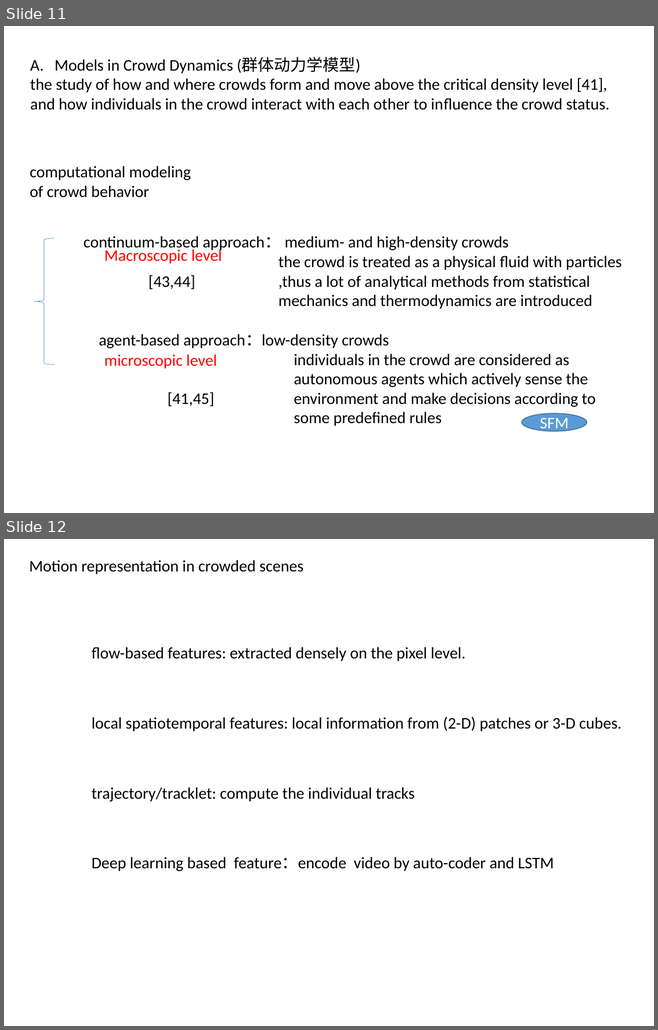
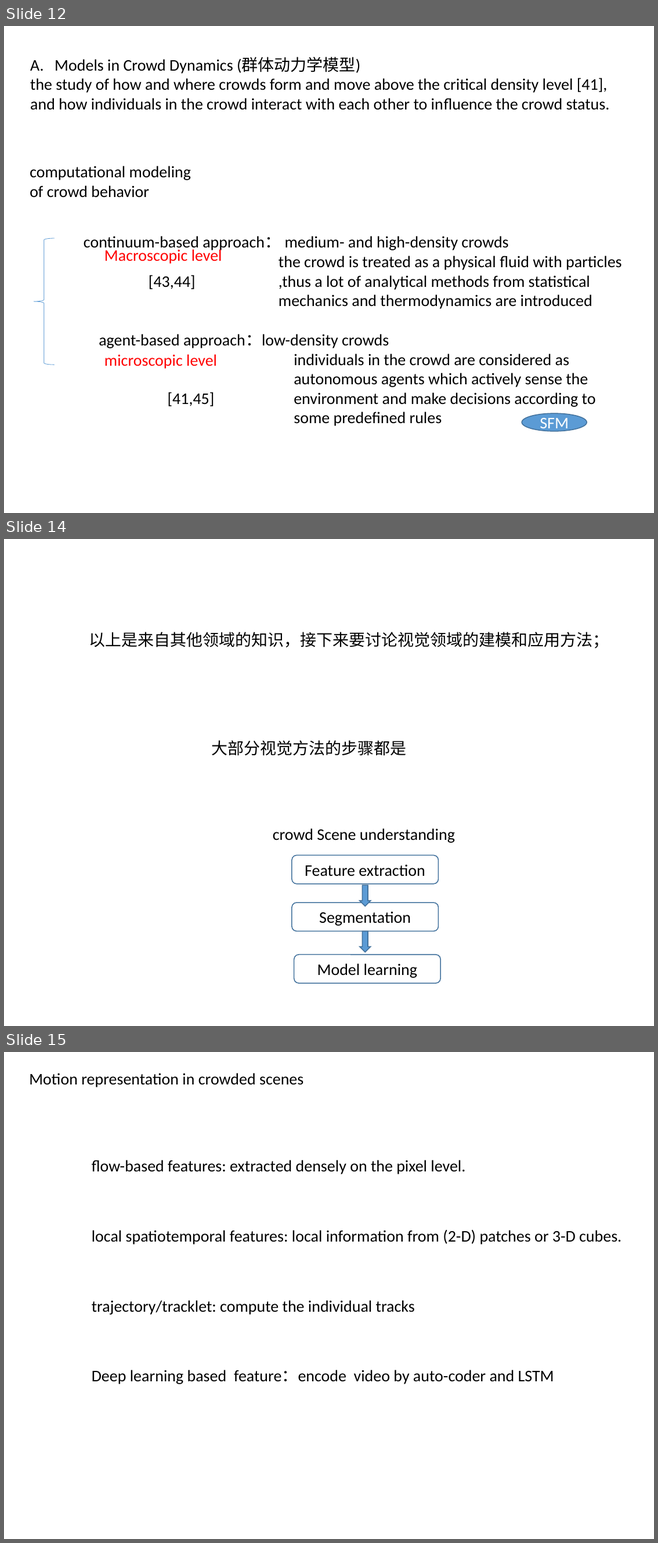
Before and after one commit to simayuhe/crowd-scene-survey, a slide deck: 群体行为分析综述.pptx. Shown one above the other, each under a label of ours: slides 11 and 12 before the commit, slides 12, 14 and 15 after it; the slides between them are not shown. The pictures are 658x1030 and 658x1543 pixels, drawn with LibreOffice and Linux fonts; fonts in the diff are those of the drawing. Boxes give left, top, right and bottom in pixels: in the first picture for what was removed or moved away, otherwise in the second. Text is boxed around its words. In the diff, an @@ line names an element or a change of style, - is before the commit and + after.

```diff
--- a/群体行为分析综述.pptx
+++ b/群体行为分析综述.pptx
@@ slide 14 added at [4, 539, 654, 1026], background #FFFFFF @@
@@ text added at [89, 632, 609, 649], 18 pt, text #000000 @@
+以上是来自其他领域的知识，接下来要讨论视觉领域的建模和应用方法；
@@ text added at [211, 740, 406, 756], 18 pt, text #000000 @@
+大部分视觉方法的步骤都是
@@ text added at [273, 828, 455, 843], 18 pt, text #000000 @@
+crowd Scene understanding
@@ rounded rectangle added at [292, 855, 438, 884], outline #43739E 1 pt, 18 pt, text #000000 @@
+Feature extraction
@@ down arrow added at [360, 885, 371, 906], fill #5B9BD5, outline #43739E 1 pt @@
@@ rounded rectangle added at [292, 903, 438, 931], outline #43739E 1 pt, 18 pt, text #000000 @@
+Segmentation
@@ down arrow added at [360, 931, 371, 952], fill #5B9BD5, outline #43739E 1 pt @@
@@ rounded rectangle added at [294, 955, 440, 983], outline #43739E 1 pt, 18 pt, text #000000 @@
+Model learning
@@ what was slide 11 is now slide 12 @@
@@ what was slide 12 is now slide 15 @@
```
Also in this commit, not shown: 4 slides changed, 5 other slides added.
